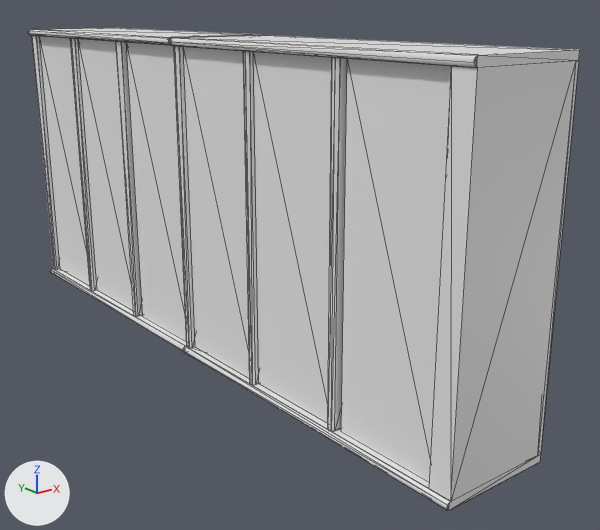
The OBJ model datasets/ModelNet9/dresser/train/dresser_0001.obj: old version first, new version second.
Both versions are drawn from a 50 mm lens placed at (-0.651, -0.978, 0.266), pointed at (0.063, -0.086, -0.091). Every picture has the same lights, and +X, +Y and +Z are marked at lower left. Mesh edges are drawn as thin lines. Where no turn or scale is listed for an object, it has been applied to the vertices. Vertices at the same position are counted once.

The older version as bpy lines, for what is in view:
```python
me_dresser_0001 = bpy.data.meshes.new('dresser_0001')
me_dresser_0001.from_pydata(...)  # 306 vertices, 343 faces; spans x -0.078..0.077, y -0.5..0.5, z -0.226..0.225
ob_dresser_0001 = bpy.data.objects.new('dresser_0001', me_dresser_0001)
ob_dresser_0001.location = (0.0, 0.0, 0.0)
```
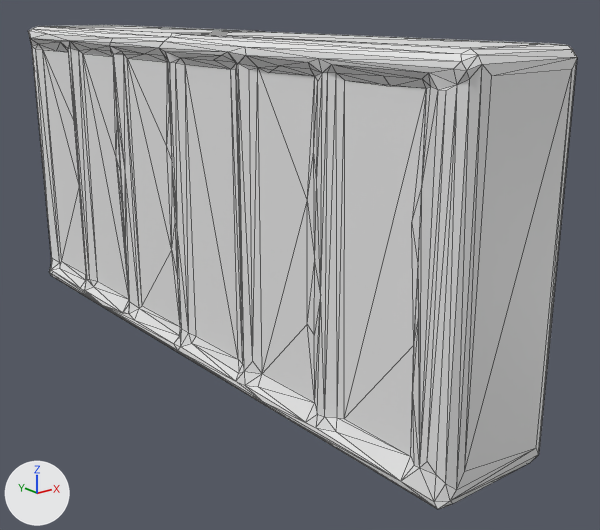
Diff of the bpy script that builds the scene:
```diff
--- a/datasets/ModelNet9/dresser/train/dresser_0001.obj.py
+++ b/datasets/ModelNet9/dresser/train/dresser_0001.obj.py
@@ me_dresser_0001 @@
 # used by ob_dresser_0001; location = (0.0, 0.0, 0.0)
-me_dresser_0001.from_pydata(...)  # 306 vertices, 343 faces; spans x -0.078..0.077, y -0.5..0.5, z -0.226..0.225
+me_dresser_0001.from_pydata(...)  # 252 vertices, 500 faces; spans x -0.085..0.086, y -0.5..0.5, z -0.231..0.231
+# me_dresser_0001 part 1: the loose piece of 122 vertices spanning x -0.077..0.077, y -0.5..0.015, z -0.225..0.225 is rebuilt with 252 vertices and now spans x -0.085..0.086, y -0.5..0.5, z -0.231..0.231
+# me_dresser_0001 part 2: 10 loose pieces with 184 vertices, spanning x -0.078..0.077, y -0.5..0.5, z -0.226..0.225, are deleted
```

Where the change shows, as pixel boxes [x1, y1, x2, y2] in the pictures (600 x 530 px):
'dresser_0001', reshaped
    before: [28, 28, 580, 511]
    after: [28, 25, 577, 509]
part 1 of me_dresser_0001, rebuilt (33% wider)
    before: [169, 35, 580, 511]
    after: [28, 25, 577, 509]
part 2 of me_dresser_0001, deleted
    before: [28, 28, 478, 511]
